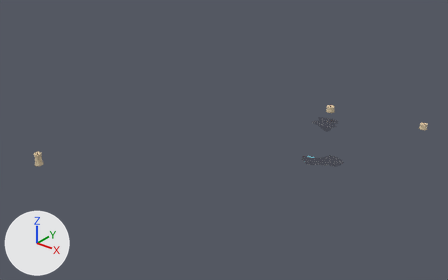
One commit to the FBX model Assets/Assets/Aldeia/Interior/Velas/Velas.fbx: the scene before it, then after it.
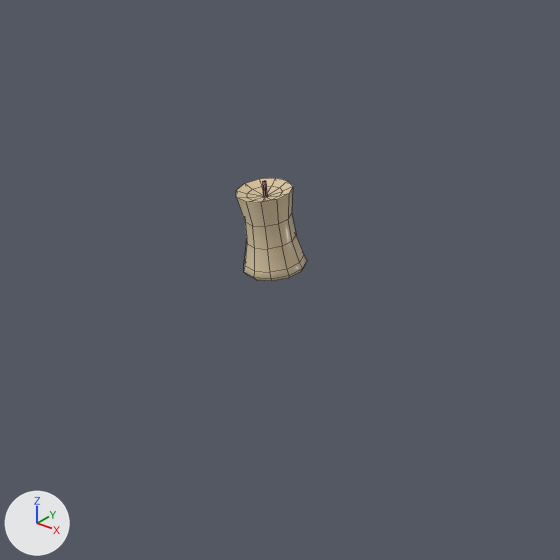
The first picture shows the older version from a 50 mm camera at (64.54, -89.95, 5.51) aimed at (58.54, -82.45, 0.86). The close-ups show both versions on the part from 0% to 18% of the width and 45% to 74% of the height of that picture; other places that the commit changed are outside them. The axes (+X, +Y, +Z) are drawn at lower left. The lights are the same throughout. The close-ups show mesh edges as thin lines. Where no turn or scale is listed for an object, it has been applied to the vertices.

Script lines for the objects in view, before the commit:
```python
me_cylinder_007 = bpy.data.meshes.new('Cylinder.007')
me_cylinder_007.from_pydata(...)  # 674 vertices, 655 faces; spans x 56.47..61.09, y -84.88..-79.82, z 0.09..1.01
# faces by material slot: [227, 428]
me_cylinder_007.materials.append(mat_cores)
me_cylinder_007.materials.append(mat_vidro)
ob_vela = bpy.data.objects.new('Vela', me_cylinder_007)
ob_vela.location = (0.0, 0.0, 0.0)
```
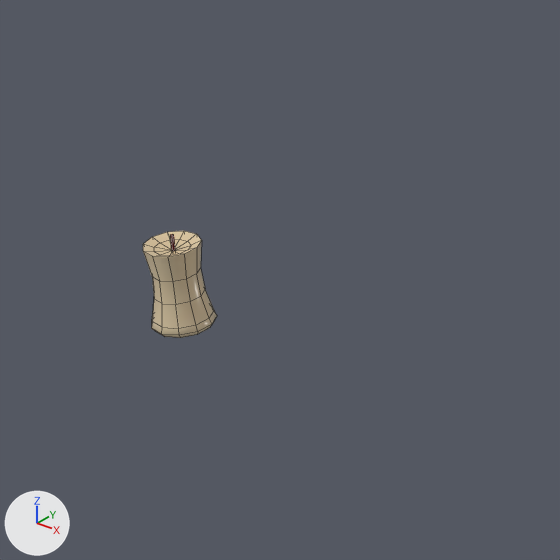
The newer file is also turned or shifted as a whole; pictures and numbers use the older file's frame.

Where the change shows, as pixel boxes [x1, y1, x2, y2] in the close-ups (560 x 560 px; the box of a moved part takes in the faces that stretch with it):
'Vela', reshaped
    before: [236, 178, 307, 281]
    after: [143, 231, 217, 338]
part 1 of me_cylinder_007, moved or reshaped
    before: [236, 178, 307, 281]
    after: [143, 231, 217, 338]
part 2 of me_cylinder_007, moved or reshaped
    before: [263, 181, 268, 197]
    after: [170, 234, 176, 251]

Diff of the bpy script that builds the scene:
```diff
--- a/Assets/Assets/Aldeia/Interior/Velas/Velas.fbx.py
+++ b/Assets/Assets/Aldeia/Interior/Velas/Velas.fbx.py
@@ me_cylinder_007 @@
 me_cylinder_007.from_pydata(...)  # 674 vertices, 655 faces; spans x 56.47..61.09, y -84.88..-79.82, z 0.09..1.01
 # used by ob_vela; location = (0.0, 0.0, 0.0)
+# me_cylinder_007 part 1: the loose piece of 78 vertices spanning x 56.47..56.61, y -84.88..-84.73, z 0.7..0.9 is moved by (0.11, -0.32, 0.03)
+# me_cylinder_007 part 2: the loose piece of 8 vertices spanning x 56.54..56.55, y -84.81..-84.8, z 0.85..0.93 is moved by (0.11, -0.32, 0.03)
 me_cylinder_007.materials.append(mat_cores)
```
